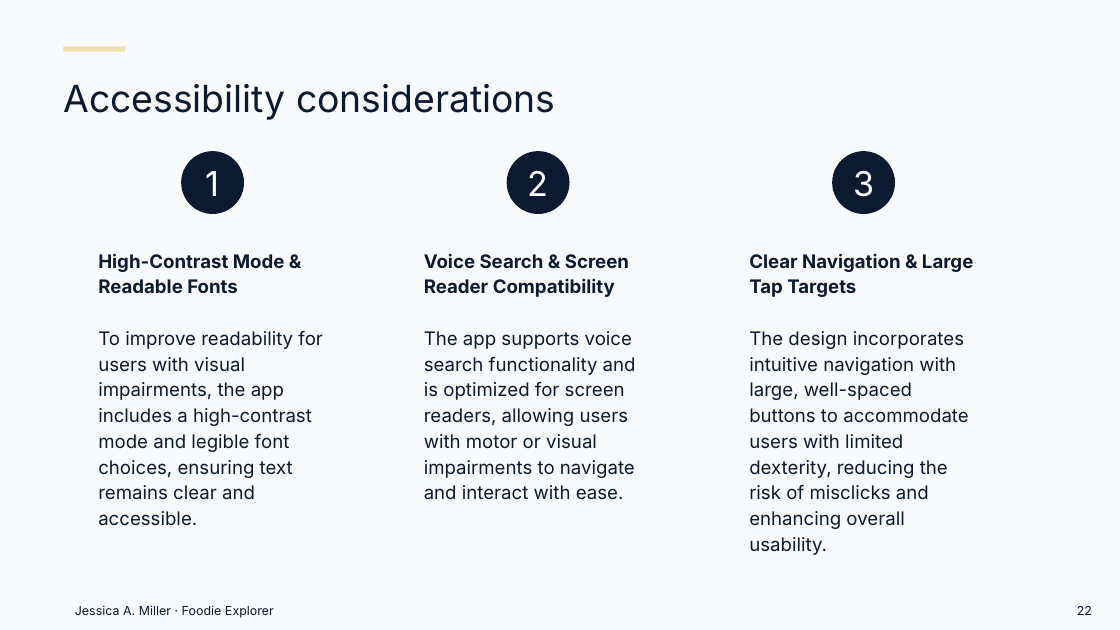
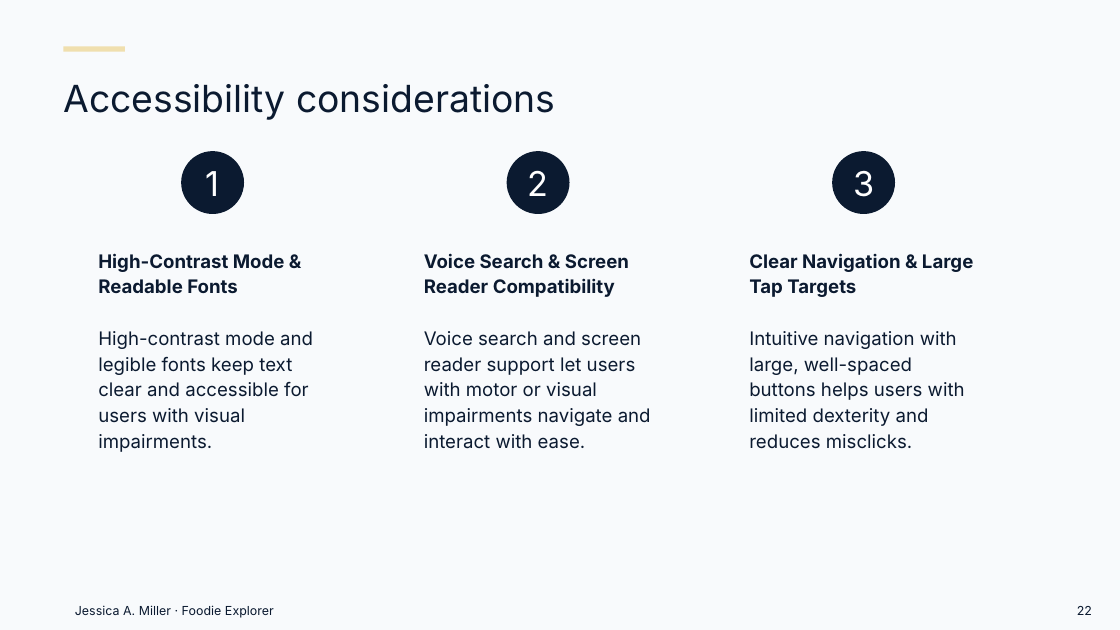
Before and after one commit to Millrjess/millrjess.github.io, a slide deck: slide 22 of assets/presentations/Foodie_Explorer_Case_Study_Professional.pptx. Drawn at 1120x630 pixels with LibreOffice and Linux fonts; fonts in the diff are those of the drawing. Boxes give left, top, right and bottom in pixels: in the first picture for what was removed or moved away, otherwise in the second. Text is boxed around its words. In the diff, an @@ line names an element or a change of style, - is before the commit and + after.

Commit message:
Foodie Explorer full case study: content edit for clarity and conciseness (81 text changes)

```diff
--- a/assets/presentations/Foodie_Explorer_Case_Study_Professional.pptx
+++ b/assets/presentations/Foodie_Explorer_Case_Study_Professional.pptx
@@ text at (98, 331, 313, 452): text changed @@
-To improve readability for users with visual impairments, the app includes a high-contrast mode and legible font choices, ensuring text remains clear and accessible.
+High-contrast mode and legible fonts keep text clear and accessible for users with visual impairments.
@@ text at (424, 331, 651, 449): text changed @@
-The app supports voice search functionality and is optimized for screen readers, allowing users with motor or visual impairments to navigate and interact with ease.
+Voice search and screen reader support let users with motor or visual impairments navigate and interact with ease.
@@ text at (749, 331, 965, 449): text changed @@
-The design incorporates intuitive navigation with large, well-spaced buttons to accommodate users with limited dexterity, reducing the risk of misclicks and enhancing overall usability.
+Intuitive navigation with large, well-spaced buttons helps users with limited dexterity and reduces misclicks.
```
Also in this commit, not shown: 19 other slides changed, 1 other file.
